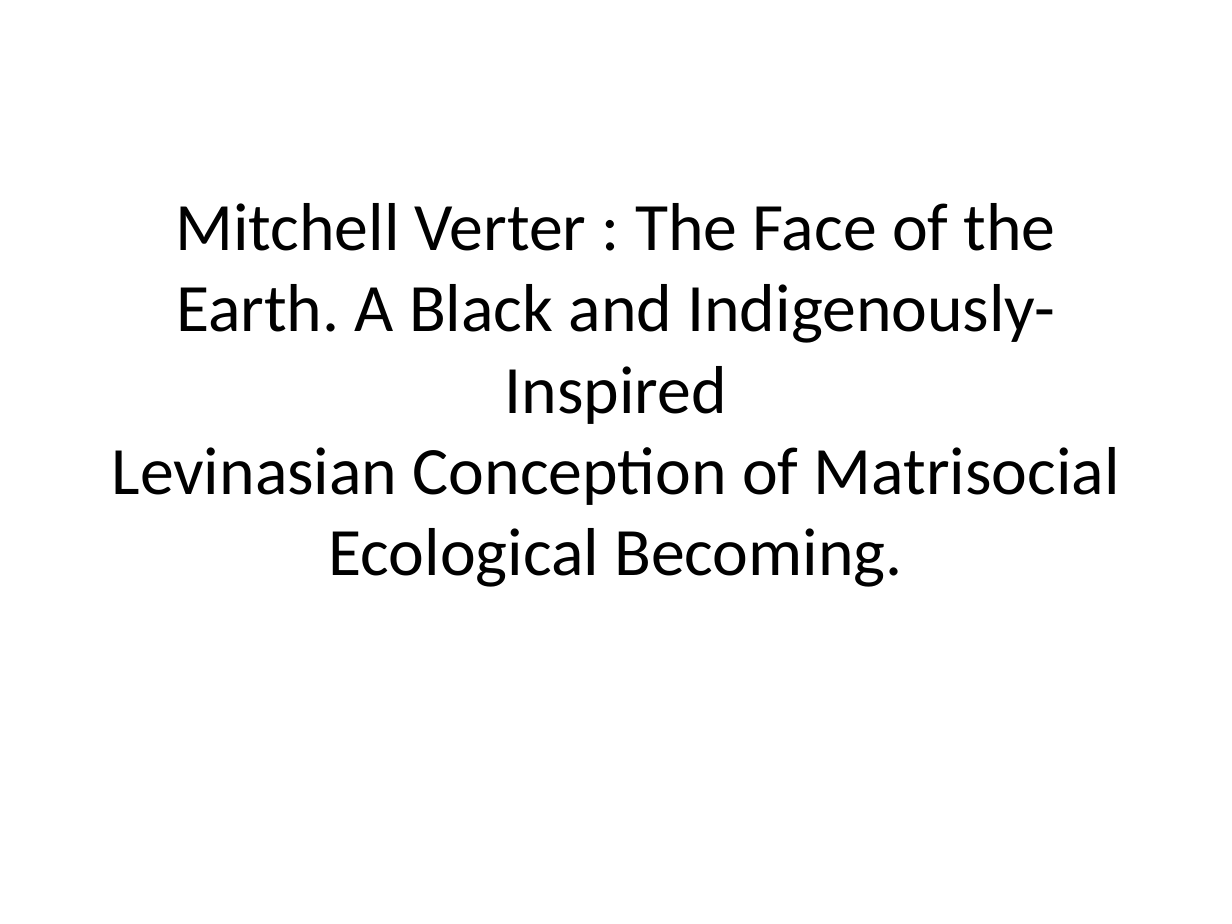
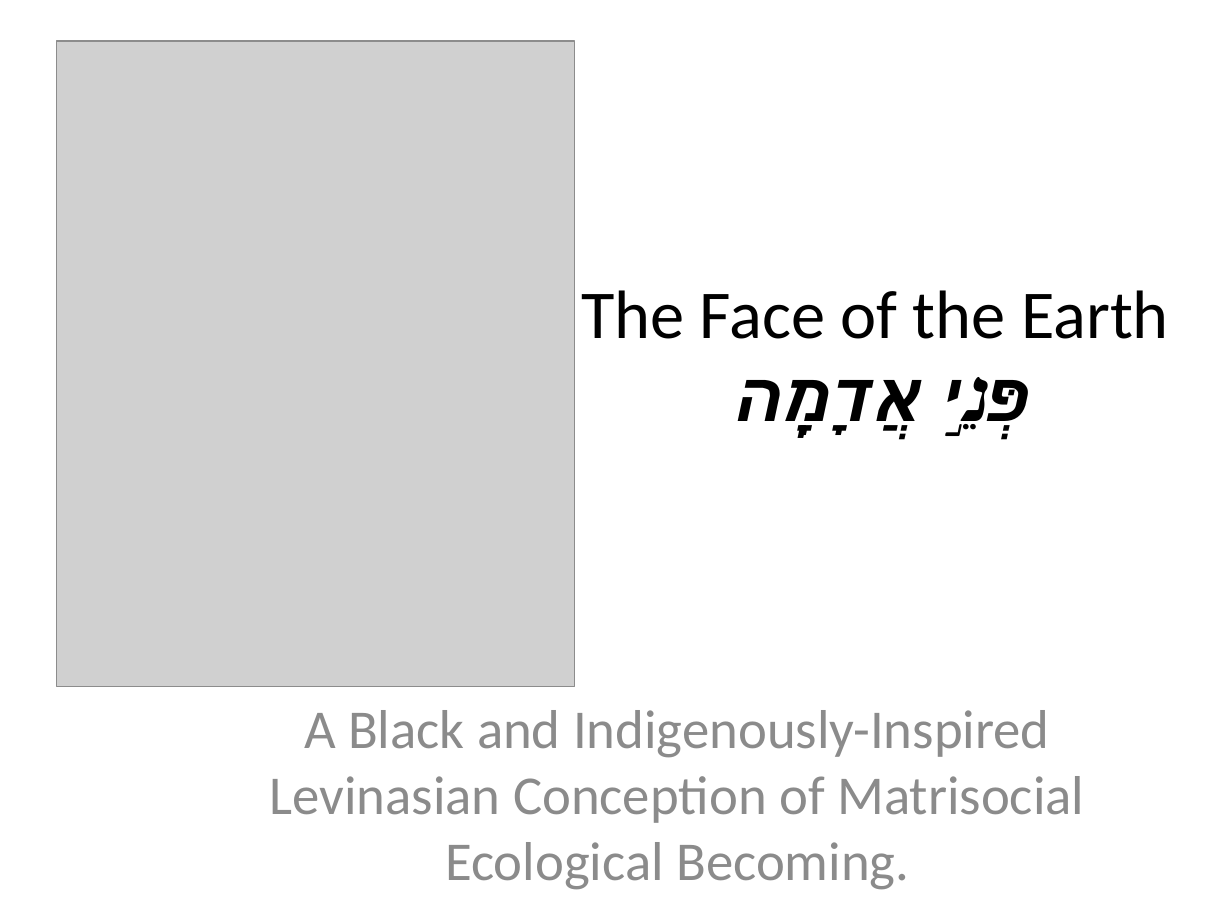
Before and after one commit to mcverter/Dissertation, a slide deck: slide 1 of work/00_NEWEST/KaunsasSol/KaunsasPresentation.pptx. Drawn at 1232x924 pixels with LibreOffice and Linux fonts; fonts in the diff are those of the drawing; grey boxes stand for pictures. Boxes give left, top, right and bottom in pixels: in the first picture for what was removed or moved away, otherwise in the second. Text is boxed around its words. In the diff, an @@ line names an element or a change of style, - is before the commit and + after.

```diff
--- a/work/00_NEWEST/KaunsasSol/KaunsasPresentation.pptx
+++ b/work/00_NEWEST/KaunsasSol/KaunsasPresentation.pptx
@@ picture added at [57, 41, 575, 686] @@
@@ title at [581, 290, 1169, 436]: text changed; size 39.6 to 40 pt @@
-Mitchell Verter : The Face of the Earth. A Black and Indigenously-Inspired
-Levinasian Conception of Matrisocial Ecological Becoming.
+The Face of the Earth
+פְּנֵ֣י אֲדָמָֽה
@@ subtitle added at [269, 710, 1084, 890], 32 pt, text #8C8C8C @@
+A Black and Indigenously-Inspired
+Levinasian Conception of Matrisocial Ecological Becoming.
```
Also in this commit, not shown: 2 other slides changed, 3 slides added, 1 slide removed, 1 other file.
